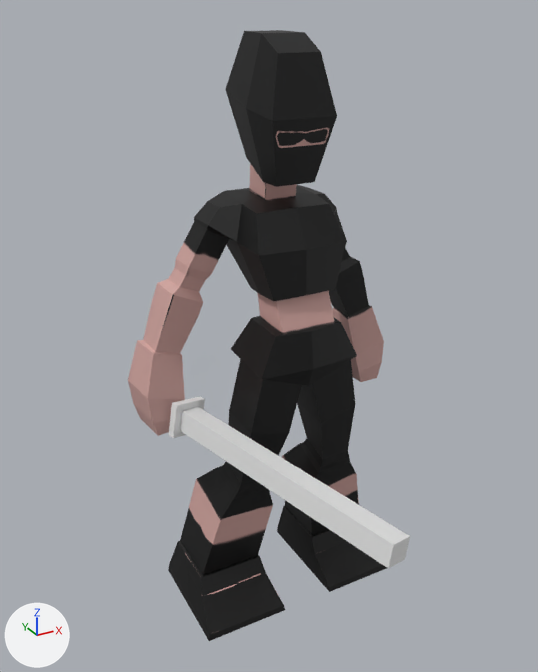
The FBX model Assets/Models/Player.fbx as it was, and as the next commit left it.
Camera for both pictures: a 50 mm lens placed at (-0.92, -1.597, 1.597), pointed at (-0.113, -0.13, 0.864). The axes (+X, +Y, +Z) are drawn at lower left. The lights are the same throughout. Where no turn or scale is listed for an object, it has been applied to the vertices.

The first picture shows 'Player', 'Sword'.
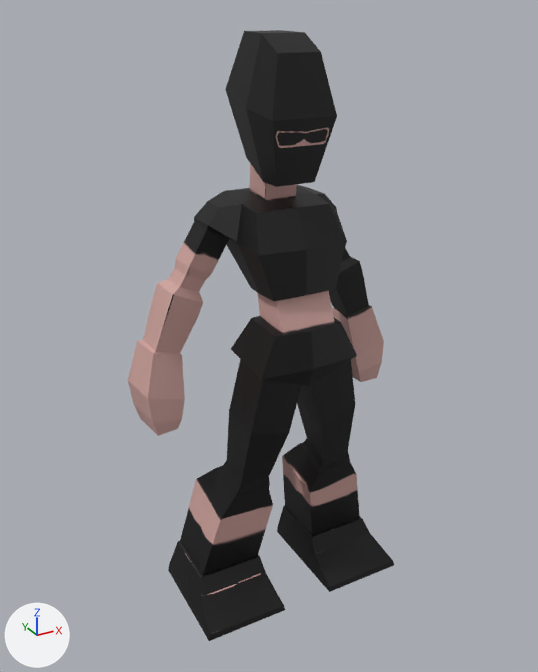
Where the change shows, as pixel boxes (x1, y1, x2, y2) in the pictures (538 x 672 px):
'Sword', deleted
    before: (169, 396, 410, 569)

What changed in the scene script:
```text
Remove ob_sword:
    ob_sword = bpy.data.objects.new('Sword', me_cube)
    ob_sword.location = (-0.304, 0.11, 0.611)
```
